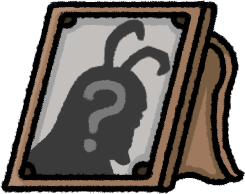
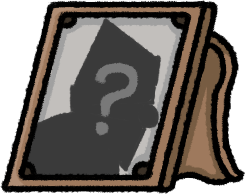
Two versions of the same layered image (245 x 194). Layer-by-layer changes:
painted on "INTERROGACAO" over <box>25,18,171,181</box>
added group "Carta General" with 4 layers in group "ROUNDS" over <box>25,18,171,181</box>
added layer "Pintar camada 3 Mescladas" (1st of 2, in "ROUNDS" › "Carta General") in group "Carta General" over <box>25,18,171,181</box>
added layer "Pintar camada 6" (1st of 10, in "ROUNDS" › "Carta General") in group "Carta General" over <box>25,18,171,181</box>
added layer "Pintar camada 3" (1st of 11, in "ROUNDS" › "Carta General") (soft light) in group "Carta General" over <box>25,18,171,181</box>
hid group "Catterpillar" (4 layers) over <box>25,18,171,181</box>
painted on "Copiar de Pintar camada 3 Mescladas" (3rd of 8, in "ROUNDS" › "Catterpillar") over <box>25,18,171,181</box>
